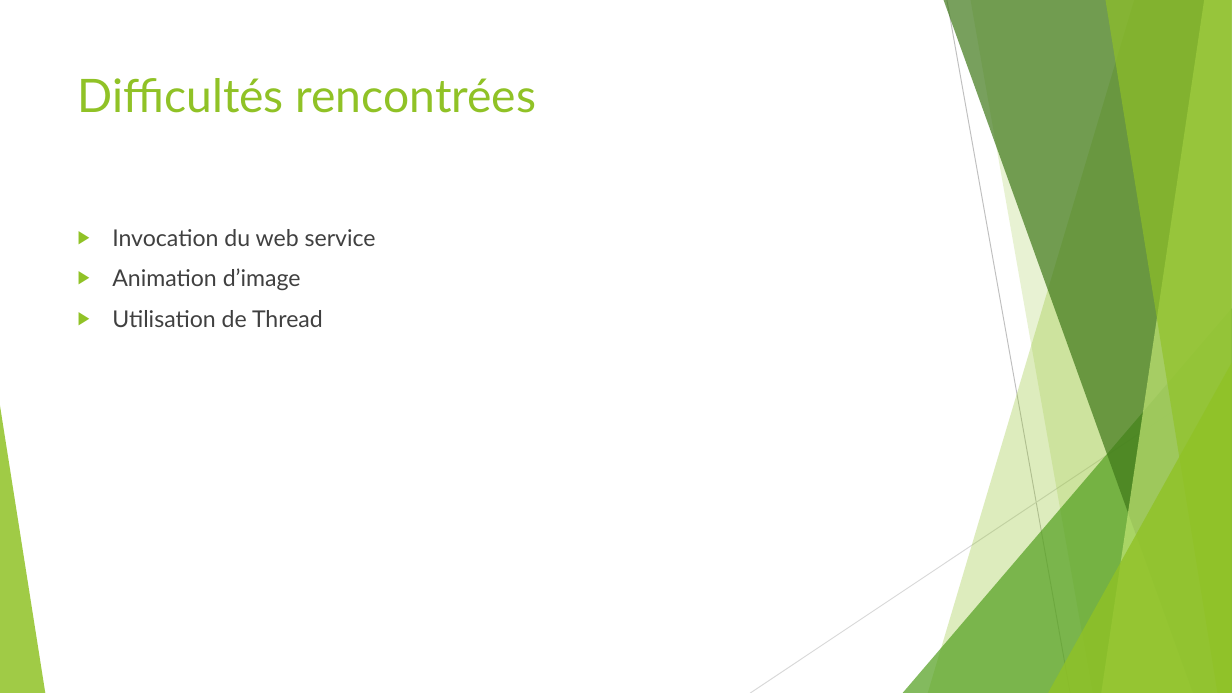
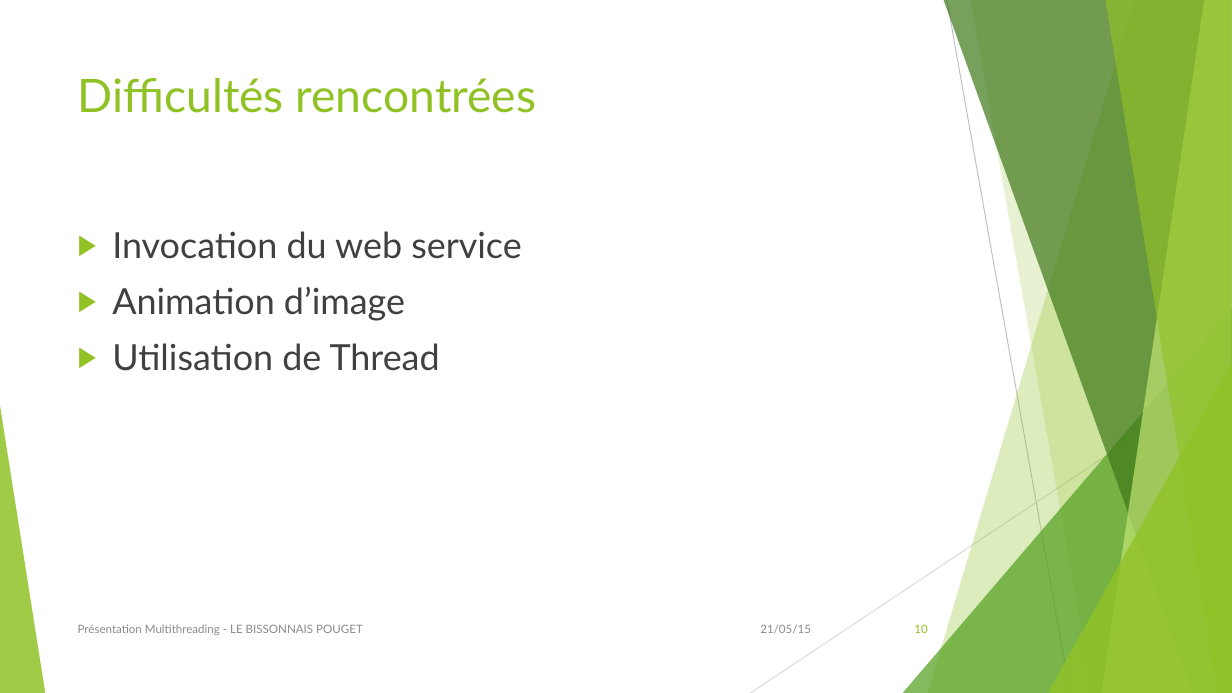
Before and after one commit to GautierLB/i4progparallele, a slide deck: slide 10 of Présentation Java multithread.pptx. Drawn at 1232x693 pixels with LibreOffice and Linux fonts; fonts in the diff are those of the drawing. Boxes give left, top, right and bottom in pixels: in the first picture for what was removed or moved away, otherwise in the second. Text is boxed around its words. In the diff, an @@ line names an element or a change of style, - is before the commit and + after.

```diff
--- a/Présentation Java multithread.pptx
+++ b/Présentation Java multithread.pptx
@@ text "Invocation du web service" at (112,231,521,371): size 18 to 28 pt @@
@@ text added at (78,624,363,635), 9 pt, text #8C8C8C @@
+Présentation Multithreading - LE BISSONNAIS POUGET
@@ text added at (760,624,811,634), 9 pt, text #8C8C8C @@
+21/05/15
@@ page number added at (914,624,927,633), 9 pt, text #90C226 @@
+10
```
Also in this commit, not shown: 11 other slides changed.
